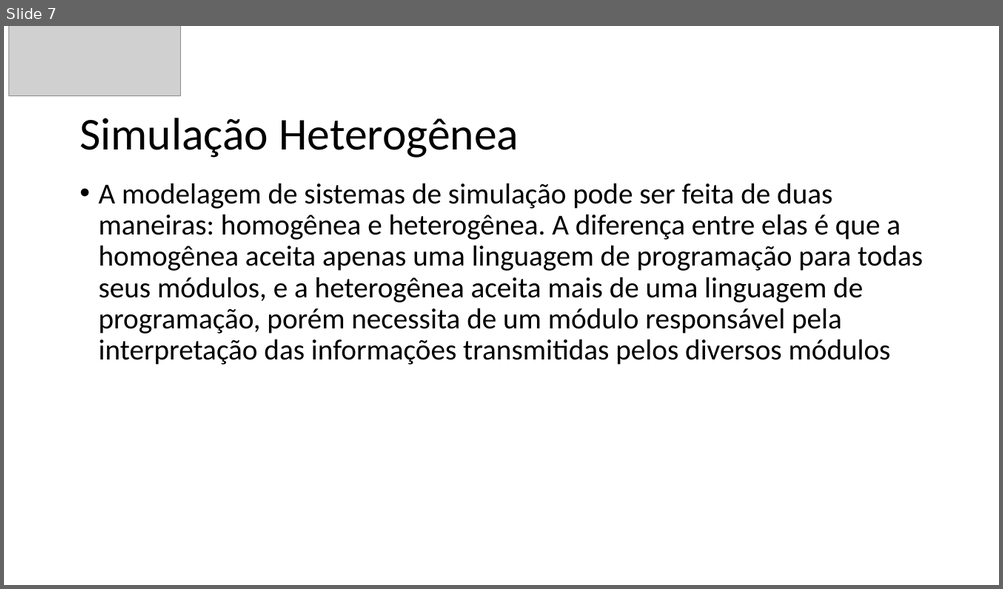
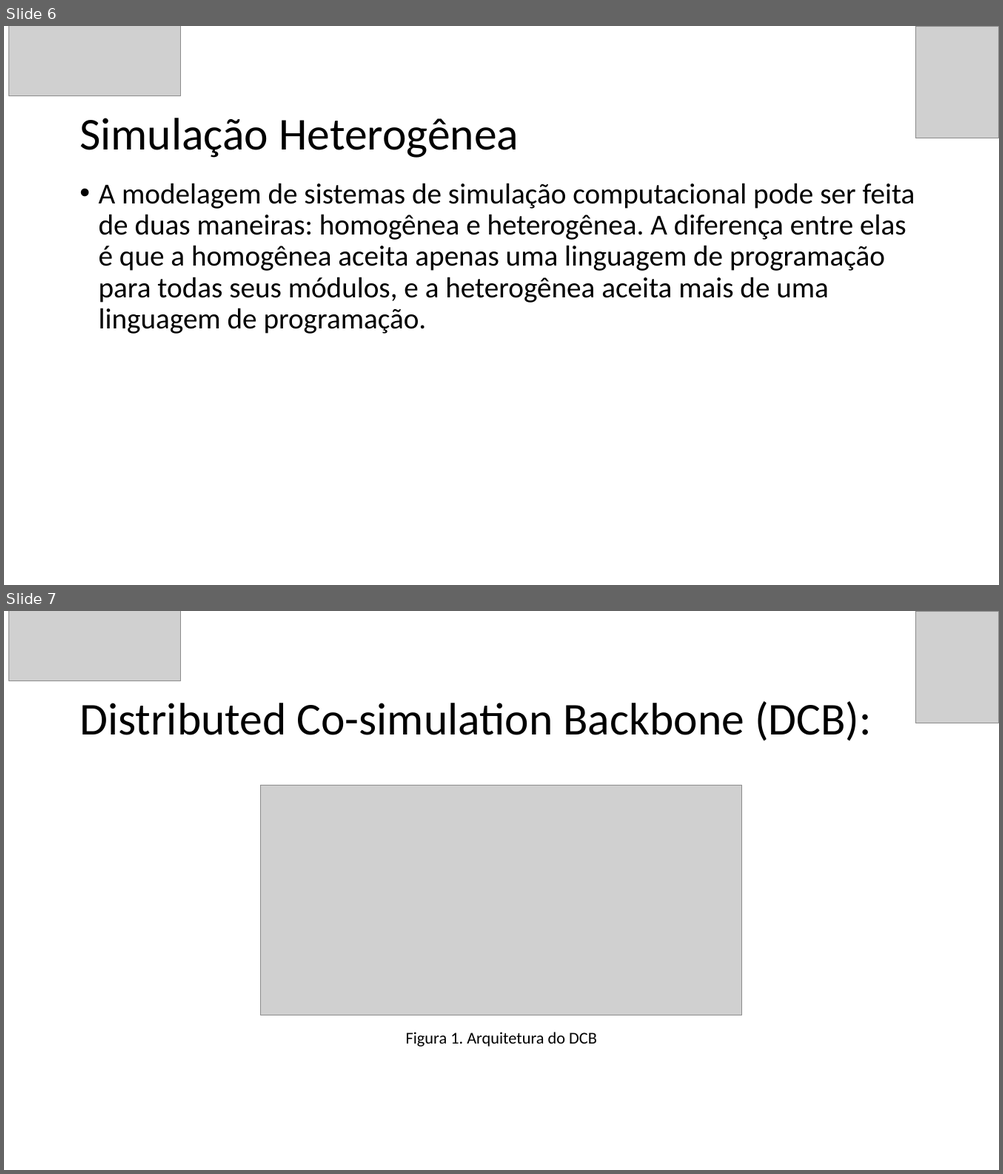
Before and after one commit to GuilhermeBizzani/TCC, a slide deck: Primeira apresentacao.pptx. Shown one above the other, each under a label of ours: slide 7 before the commit, slides 6 and 7 after it. The pictures are 1003x589 and 1003x1174 pixels, drawn with LibreOffice and Linux fonts; fonts in the diff are those of the drawing; grey boxes stand for pictures. Boxes give left, top, right and bottom in pixels: in the first picture for what was removed or moved away, otherwise in the second. Text is boxed around its words. In the diff, an @@ line names an element or a change of style, - is before the commit and + after.

```diff
--- a/Primeira apresentacao.pptx
+++ b/Primeira apresentacao.pptx
@@ slide 7 added at [4, 611, 999, 1170], background #FFFFFF @@
@@ picture added at [8, 611, 181, 681] @@
@@ picture added at [916, 611, 999, 723] @@
@@ title added at [79, 701, 871, 741], 44 pt, text #000000 @@
+Distributed Co-simulation Backbone (DCB):
@@ picture added at [261, 786, 742, 1015] @@
@@ text added at [406, 1032, 597, 1047], 16 pt, text #000000 @@
+Figura 1. Arquitetura do DCB
@@ what was slide 7 is now slide 6 @@
@@ slide 6 changed as well @@
@@ picture added at [916, 26, 999, 138] @@
@@ text at [99, 183, 915, 334]: text changed @@
-• A modelagem de sistemas de simulação pode ser feita de duas maneiras: homogênea e heterogênea. A diferença entre elas é que a homogênea aceita apenas uma linguagem de programação para todas seus módulos, e a heterogênea aceita mais de uma linguagem de programação, porém necessita de um módulo responsável pela interpretação das informações transmitidas pelos diversos módulos
+• A modelagem de sistemas de simulação computacional pode ser feita de duas maneiras: homogênea e heterogênea. A diferença entre elas é que a homogênea aceita apenas uma linguagem de programação para todas seus módulos, e a heterogênea aceita mais de uma linguagem de programação.
```
Also in this commit, not shown: 10 other slides changed, 4 other slides added, 3 slides removed, 3 other files.
